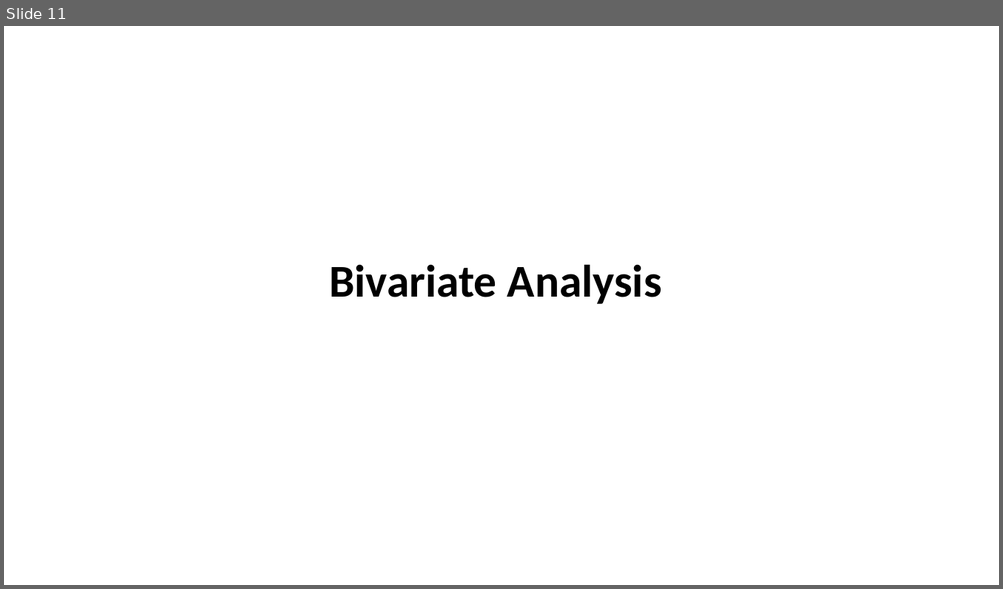
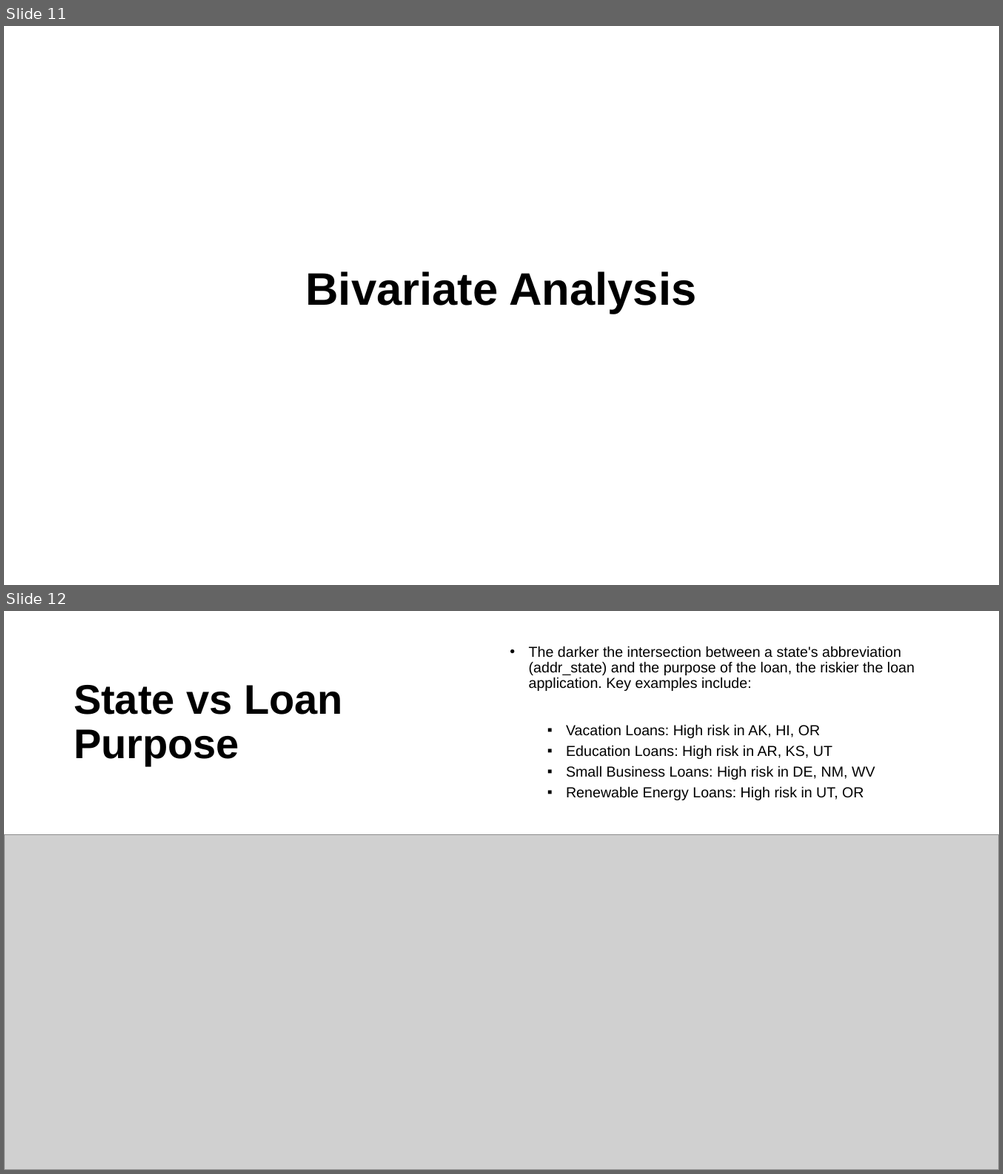
Before and after one commit to supriyaKU23/LendingClubCaseStudy, a slide deck: Lending Club Case Study.pptx. Shown one above the other, each under a label of ours: slide 11 before the commit, slides 11 and 12 after it. The pictures are 1003x589 and 1003x1174 pixels, drawn with LibreOffice and Linux fonts; fonts in the diff are those of the drawing; grey boxes stand for pictures. Boxes give left, top, right and bottom in pixels: in the first picture for what was removed or moved away, otherwise in the second. Text is boxed around its words. In the diff, an @@ line names an element or a change of style, - is before the commit and + after.

```diff
--- a/Lending Club Case Study.pptx
+++ b/Lending Club Case Study.pptx
@@ slide 12 added at (x1=4, y1=611, x2=999, y2=1170), background #FFFFFF @@
@@ text added at (x1=529, y1=646, x2=914, y2=800), 14 pt, text #000000 @@
+• The darker the intersection between a state's abbreviation (addr_state) and the purpose of the loan, the riskier the loan application. Key examples include:
+  ▪ Vacation Loans: High risk in AK, HI, OR
+  ▪ Education Loans: High risk in AR, KS, UT
+  ▪ Small Business Loans: High risk in DE, NM, WV
+  ▪ Renewable Energy Loans: High risk in UT, OR
@@ title added at (x1=74, y1=685, x2=343, y2=766), 40 pt, text #000000, bold @@
+State vs Loan Purpose
@@ picture added at (x1=4, y1=834, x2=999, y2=1170) @@
@@ slide 11 changed as well @@
@@ title "Bivariate Analysis" moved from (x1=329, y1=264, x2=662, y2=304) to (x1=306, y1=272, x2=696, y2=314) @@
@@ title "Bivariate Analysis" at (x1=306, y1=272, x2=696, y2=314): font Calibri to Arial @@
```
Also in this commit, not shown: 9 other slides changed, 19 other slides added, 2 slides removed.
